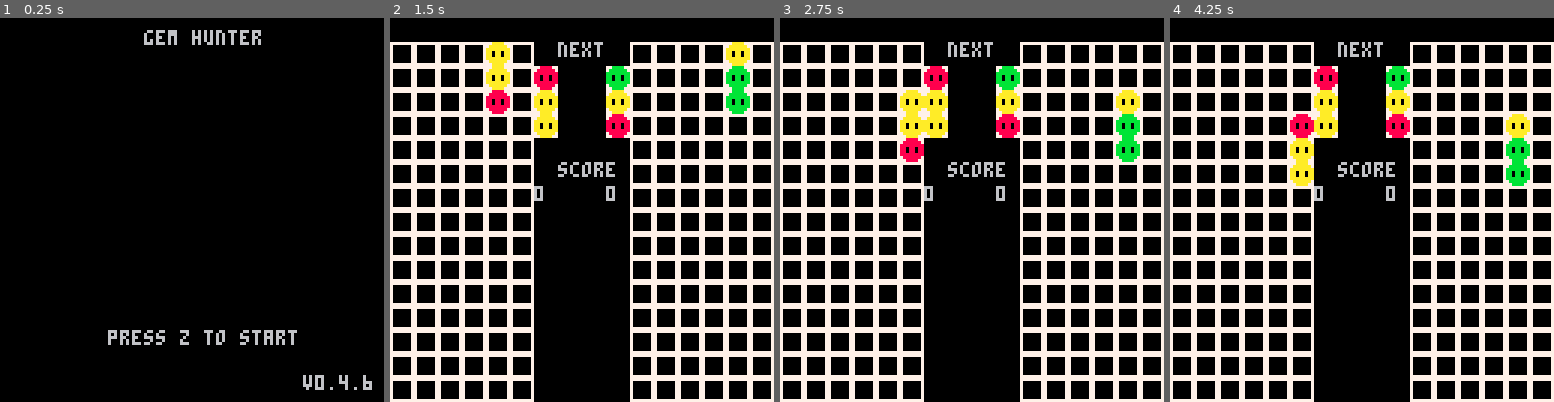
Above: before the commit, frames 1-4 (left to right).
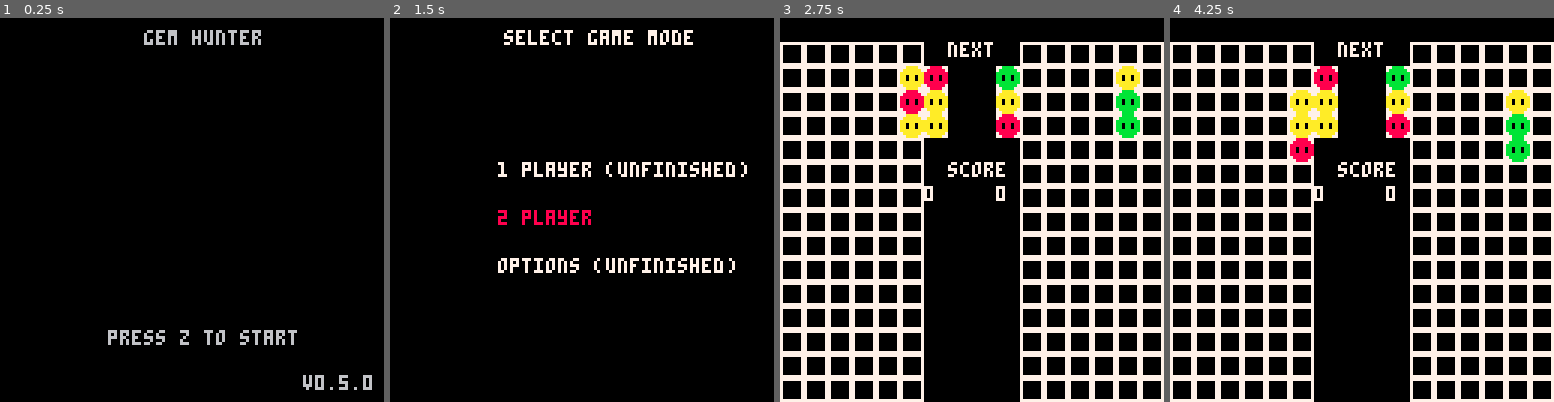
Above: after the commit, the same moments.

Repository: EliasJMote/Gem-Hunter-Pico-8
Game: PICO-8 cartridge gem_hunter.p8
The game is run twice, just before and just after one commit, with the same random seed, the same clock (stepped at 60 frames per second) and the same inputs.
Inputs:
- Up to frame 1 (0.25 s): no input
- Up to frame 2 (1.5 s): tap X (X key) at 0.33, 1.07 s; tap O (Z key) at 0.7 s
- Up to frame 3 (2.75 s): hold Right 1.6-2.1 s; tap O (Z key) at 1.7, 2.1, 2.5 s; tap X (X key) at 1.85 s; hold Up 2.15-2.42 s; hold Right from 2.47 s (still down)
- Up to frame 4 (4.25 s): tap O (Z key) every 0.4 s from 2.9 to 4.1 s; tap X (X key) at 2.97, 4.08 s; release Right at 3.03 s; hold Left 3.08-3.58 s; hold Down 3.63-3.97 s; hold Right from 4.02 s (still down)

The runs differ from the first frame. In frame 1, less than 0.1% of the frame differs, in the area x 88-97%, y 92-97%; in frame 2, 37%, in the area x 0-100%, y 3-100%; in frame 3, 2.4%; in frame 4, 2.7%.

Commit message:
V0.5.0 - Added a 'game mode' screen, added the ability to start a new game after a player has won, added sfx

Diff:
--- a/gem_hunter.p8
+++ b/gem_hunter.p8
@@ -235,6 +235,8 @@
 
 -- create a new column and init values
 function create_new_column(p,x)
+	sfx(0)
+
 	p.column.sprites[1] = p.column_next[1]
 	p.column.sprites[2] = p.column_next[2]
 	p.column.sprites[3] = p.column_next[3]
@@ -275,6 +277,7 @@
 				if(#p.del_blks ~= 0) then
 					p.clear_process = true
 					p.timer = 30
+					sfx(1)
 				else
 					-- create a new column
 					p = create_new_column(p,x)
@@ -320,11 +323,13 @@
 				end
 			end
 
+
 			-- check if new blocks can be removed
 			p.del_blks = check_rows(p)
 			if(#p.del_blks ~= 0) then
 				p.clear_process = true
 				p.timer = 30
+				sfx(1)
 
 			-- otherwise, continue as normal
 			else
@@ -383,6 +388,17 @@
 	return p
 end
 
+-- init game
+function init_game()
+	globals.p1 = {}
+	globals.p2 = {}
+
+	globals.p1 = init_player(globals.p1, 32, 0)
+	globals.p2 = init_player(globals.p2, 112, 1)
+
+	globals.game_state = "gameplay"
+end
+
 function _init()
 	globals = {}
 	globals.state = "Title"
@@ -395,22 +411,52 @@
 
 	if(globals.state == "Title") then
 		if(btnp(4)) then
-			globals.state = "2 Player Game"
-			globals.p1 = {}
-			globals.p2 = {}
-
-			globals.p1 = init_player(globals.p1, 32, 0)
-			globals.p2 = init_player(globals.p2, 112, 1)
-		end
+			globals.state = "Select Mode"
+			globals.title_state = "2 Player"
+		end
+
+	elseif(globals.state == "Select Mode") then
+		if(btnp(4)) then
+			if(globals.title_state == "2 Player") then
+				globals.state = "2 Player Game"
+				init_game()
+			end
+		end
+
+		-- if the player pushes up
+		if(btnp(2)) then
+			if(globals.title_state == "1 Player") then
+				globals.title_state = "Options"
+			elseif(globals.title_state == "2 Player") then
+				globals.title_state = "1 Player"
+			elseif(globals.title_state == "Options") then
+				globals.title_state = "2 Player"
+			end
+
+		-- if the player pushes down
+		elseif(btnp(3)) then
+			if(globals.title_state == "1 Player") then
+				globals.title_state = "2 Player"
+			elseif(globals.title_state == "2 Player") then
+				globals.title_state = "Options"
+			elseif(globals.title_state == "Options") then
+				globals.title_state = "1 Player"
+			end
+		end
+
 
 	elseif(globals.state == "1 Player Game") then
 		globals.p1 = update_player(globals.p1, 0)
 
 	elseif(globals.state == "2 Player Game") then
-		globals.timer = (globals.timer + 1) % 32000
+		--globals.timer = (globals.timer + 1) % 32000
 		if(globals.game_state == "gameplay") then
 			globals.p1 = update_player(globals.p1, 0)
 			globals.p2 = update_player(globals.p2,112-32)
+		else
+			if(btnp(4)) then
+				init_game()
+			end
 		end
 	end
 end
@@ -423,7 +469,29 @@
 		local margin = 4
 		print("gem hunter", 48, margin)
 		print("press z to start", 36, 104)
-		print("v0.4.6", 105-margin, 123-margin)
+		print("v0.5.0", 105-margin, 123-margin)
+
+	elseif(globals.state == "Select Mode") then
+		local margin = 4
+
+		print("select game mode", 38, margin)
+		if(globals.title_state == "1 Player") then
+			color(8)
+		end
+		print("1 player (unfinished)", 36, 48)
+		color(7)
+
+		if(globals.title_state == "2 Player") then
+			color(8)
+		end
+		print("2 player", 36, 64)
+		color(7)
+
+		if(globals.title_state == "Options") then
+			color(8)
+		end
+		print("options (unfinished)", 36, 80)
+		color(7)
 
 	elseif(globals.state == "1 Player Game") then
 
Not shown, changed: 133 lines of the sprite sheet (__gfx__) section of gem_hunter.p8
Not shown, changed: the thumbnail (__label__) section of gem_hunter.p8
Not shown, changed: the sound effects (__sfx__) section of gem_hunter.p8
Not shown, changed: readme.txt
Not shown, added: gem_hunter.zip
